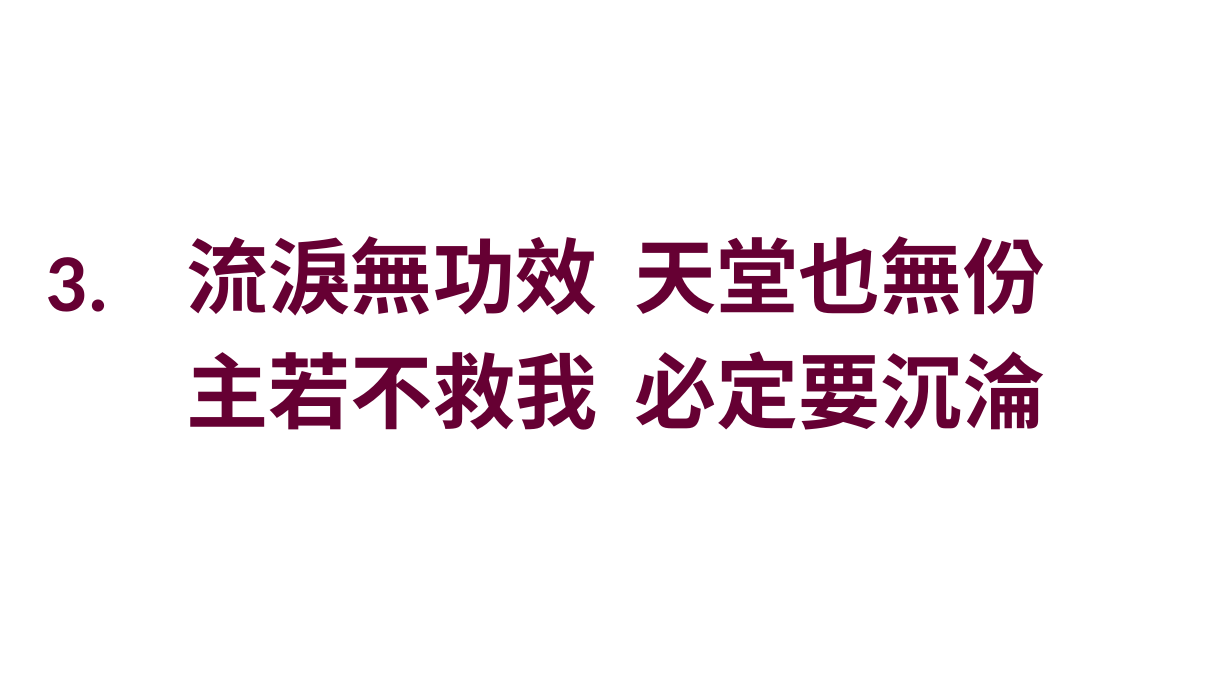
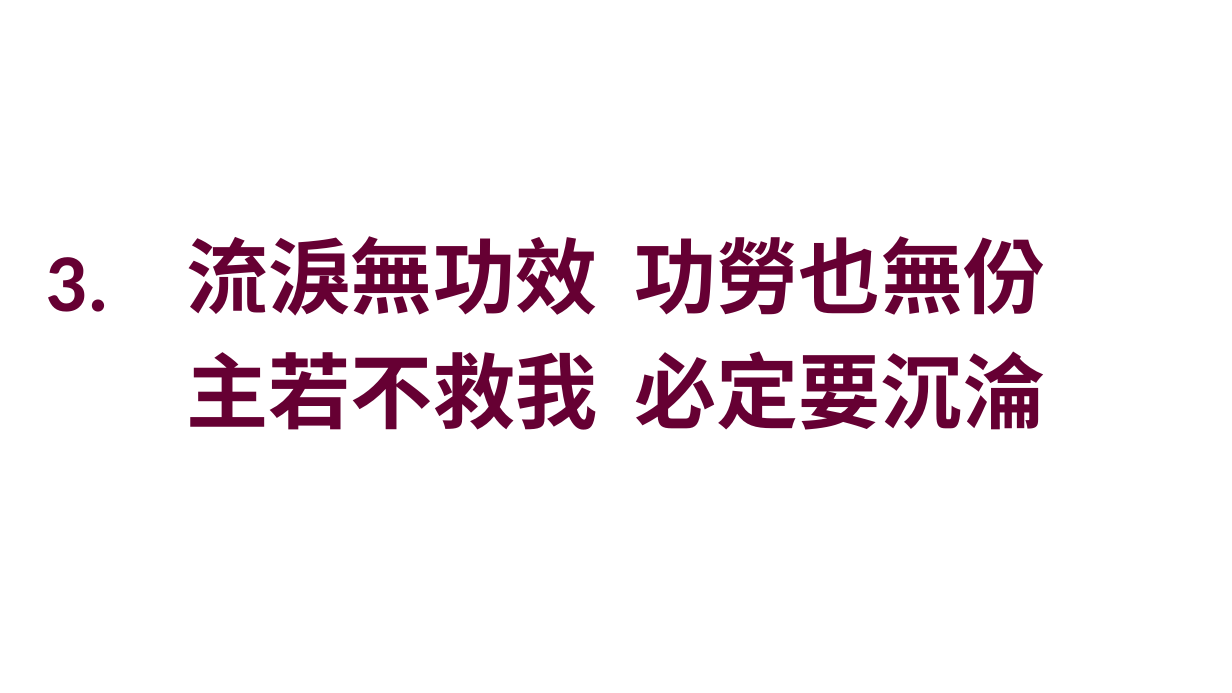
Before and after one commit to batisuoc/other-ppts, a slide deck: slide 31 of 崇拜流程_聖餐禮version.pptx. Drawn at 1232x693 pixels with LibreOffice and Linux fonts; fonts in the diff are those of the drawing; background and template pictures are left out. Boxes give left, top, right and bottom in pixels: in the first picture for what was removed or moved away, otherwise in the second. Text is boxed around its words. In the diff, an @@ line names an element or a change of style, - is before the commit and + after.

Commit message:
Update ppts

```diff
--- a/崇拜流程_聖餐禮version.pptx
+++ b/崇拜流程_聖餐禮version.pptx
@@ text at (187, 236, 1046, 316): text changed @@
-流淚無功效 天堂也無份
+流淚無功效 功勞也無份
```
Also in this commit, not shown: 8 other slides changed.
